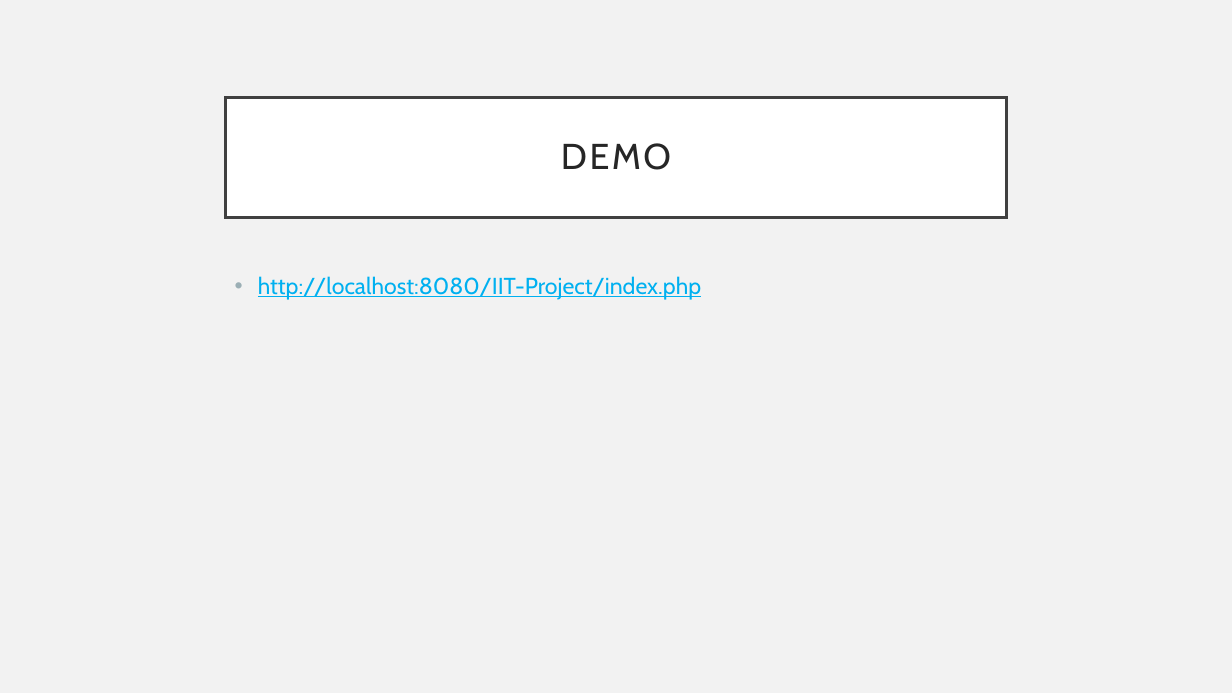
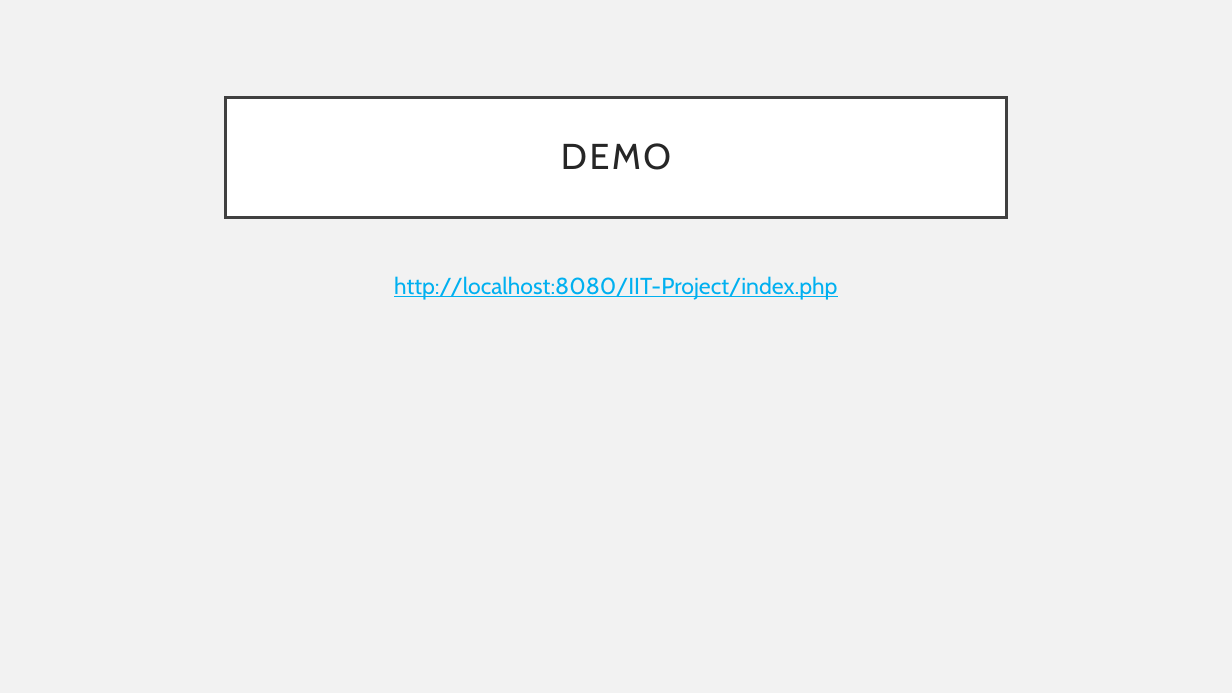
Before and after one commit to Risch1997/IIT-Project, a slide deck: slide 11 of OUR PRESENTATION.pptx (slide 8 before the commit). Drawn at 1232x693 pixels with LibreOffice and Linux fonts; fonts in the diff are those of the drawing. Boxes give left, top, right and bottom in pixels: in the first picture for what was removed or moved away, otherwise in the second. Text is boxed around its words. In the diff, an @@ line names an element or a change of style, - is before the commit and + after.

```diff
--- a/OUR PRESENTATION.pptx
+++ b/OUR PRESENTATION.pptx
@@ text "http://localhost:8080/IIT-Project/index.php" at [394, 276, 837, 300]: alignment left to centre; bullet • to none @@
```
Also in this commit, not shown: 7 other slides changed, 5 slides added, 4 other files.
